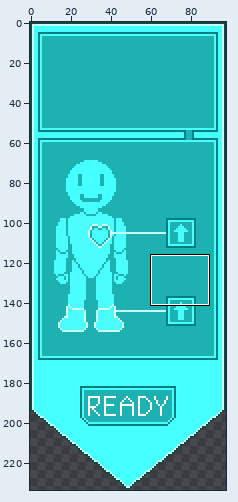
Sprite sheet: image/StartEnd/upgrade_UI2.png. The picture above shows the old version from afar; the outline marks the close-up.
Close-up. Before:
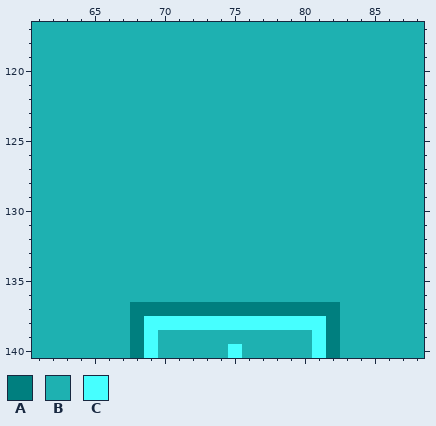
The file is 98x234 pixels. Shown: x 61..88, y 117..140. The commit also changed other parts of the picture, which this record leaves out.
Palette (. is transparent): A #007f7f  B #1eb1b1  C #46ffff
Pixels before, first column x 61:
117 BBBBBBBBBBBBBBBBBBBBBBBBBBBB
118 BBBBBBBBBBBBBBBBBBBBBBBBBBBB
119 BBBBBBBBBBBBBBBBBBBBBBBBBBBB
120 BBBBBBBBBBBBBBBBBBBBBBBBBBBB
121 BBBBBBBBBBBBBBBBBBBBBBBBBBBB
122 BBBBBBBBBBBBBBBBBBBBBBBBBBBB
123 BBBBBBBBBBBBBBBBBBBBBBBBBBBB
124 BBBBBBBBBBBBBBBBBBBBBBBBBBBB
125 BBBBBBBBBBBBBBBBBBBBBBBBBBBB
126 BBBBBBBBBBBBBBBBBBBBBBBBBBBB
127 BBBBBBBBBBBBBBBBBBBBBBBBBBBB
128 BBBBBBBBBBBBBBBBBBBBBBBBBBBB
129 BBBBBBBBBBBBBBBBBBBBBBBBBBBB
130 BBBBBBBBBBBBBBBBBBBBBBBBBBBB
131 BBBBBBBBBBBBBBBBBBBBBBBBBBBB
132 BBBBBBBBBBBBBBBBBBBBBBBBBBBB
133 BBBBBBBBBBBBBBBBBBBBBBBBBBBB
134 BBBBBBBBBBBBBBBBBBBBBBBBBBBB
135 BBBBBBBBBBBBBBBBBBBBBBBBBBBB
136 BBBBBBBBBBBBBBBBBBBBBBBBBBBB
137 BBBBBBBAAAAAAAAAAAAAAABBBBBB
138 BBBBBBBACCCCCCCCCCCCCABBBBBB
139 BBBBBBBACBBBBBBBBBBBCABBBBBB
140 BBBBBBBACBBBBBCBBBBBCABBBBBB
The result:
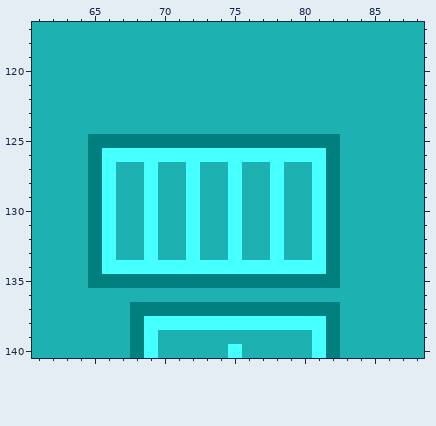
Diff:
Colour A replaces colour B in row 125 at x 65 to 82; in rows 126 to 134 at x 65 and 82; in row 135 at x 65 to 82.
Colour C replaces colour B in row 126 at x 66 to 81; in rows 127 to 133 at x 66, 69, 72, 75, 78 and 81; in row 134 at x 66 to 81.
Pixel boxes of the changes (left, top, right, bottom) in both close-ups:
changed: (88, 134, 340, 288)
